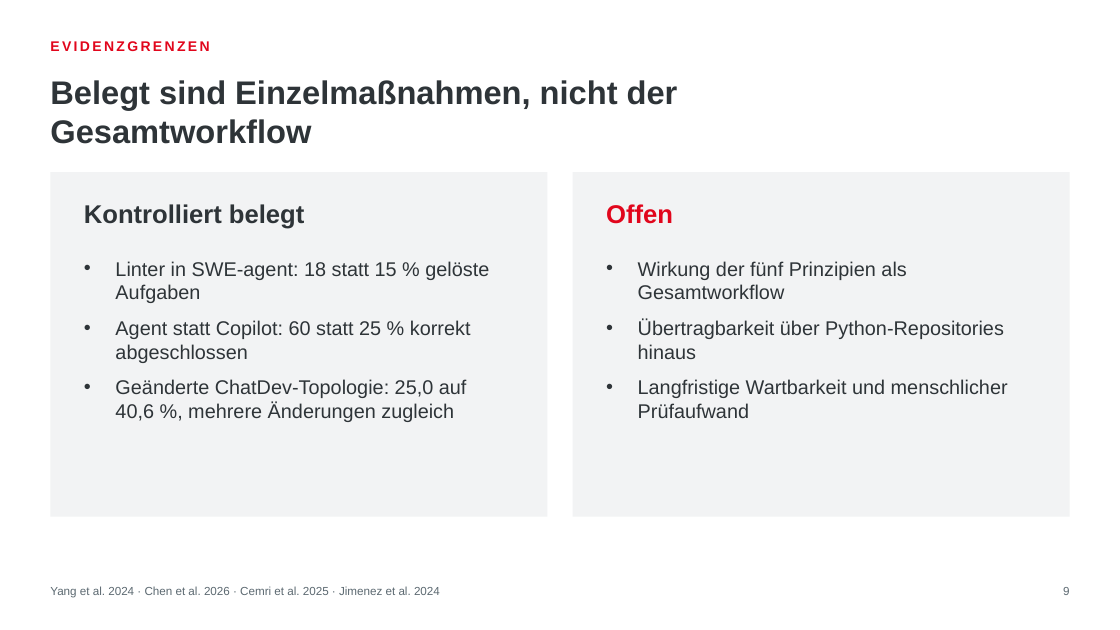
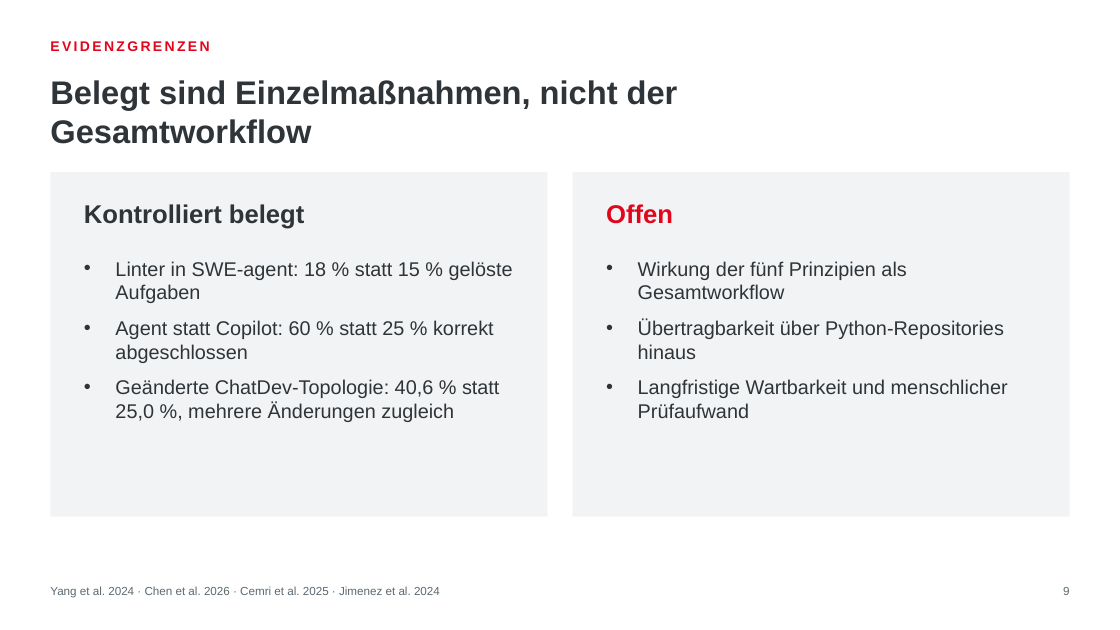
Before and after one commit to Spaculea/neue_konzepte_informatik_abgabe, a slide deck: slide 9 of CODEX/praesentation/KI-Coding-Agenten_Praesentation.pptx. Drawn at 1120x630 pixels with LibreOffice and Linux fonts; fonts in the diff are those of the drawing; background and template pictures are left out. Boxes give left, top, right and bottom in pixels: in the first picture for what was removed or moved away, otherwise in the second. Text is boxed around its words. In the diff, an @@ line names an element or a change of style, - is before the commit and + after.

```diff
--- a/CODEX/praesentation/KI-Coding-Agenten_Praesentation.pptx
+++ b/CODEX/praesentation/KI-Coding-Agenten_Praesentation.pptx
@@ text at [115,261,513,422]: text changed @@
-• Linter in SWE-agent: 18 statt 15 % gelöste Aufgaben
-• Agent statt Copilot: 60 statt 25 % korrekt abgeschlossen
-• Geänderte ChatDev-Topologie: 25,0 auf 40,6 %, mehrere Änderungen zugleich
+• Linter in SWE-agent: 18 % statt 15 % gelöste Aufgaben
+• Agent statt Copilot: 60 % statt 25 % korrekt abgeschlossen
+• Geänderte ChatDev-Topologie: 40,6 % statt 25,0 %, mehrere Änderungen zugleich
```
Also in this commit, not shown: 4 other slides changed.
